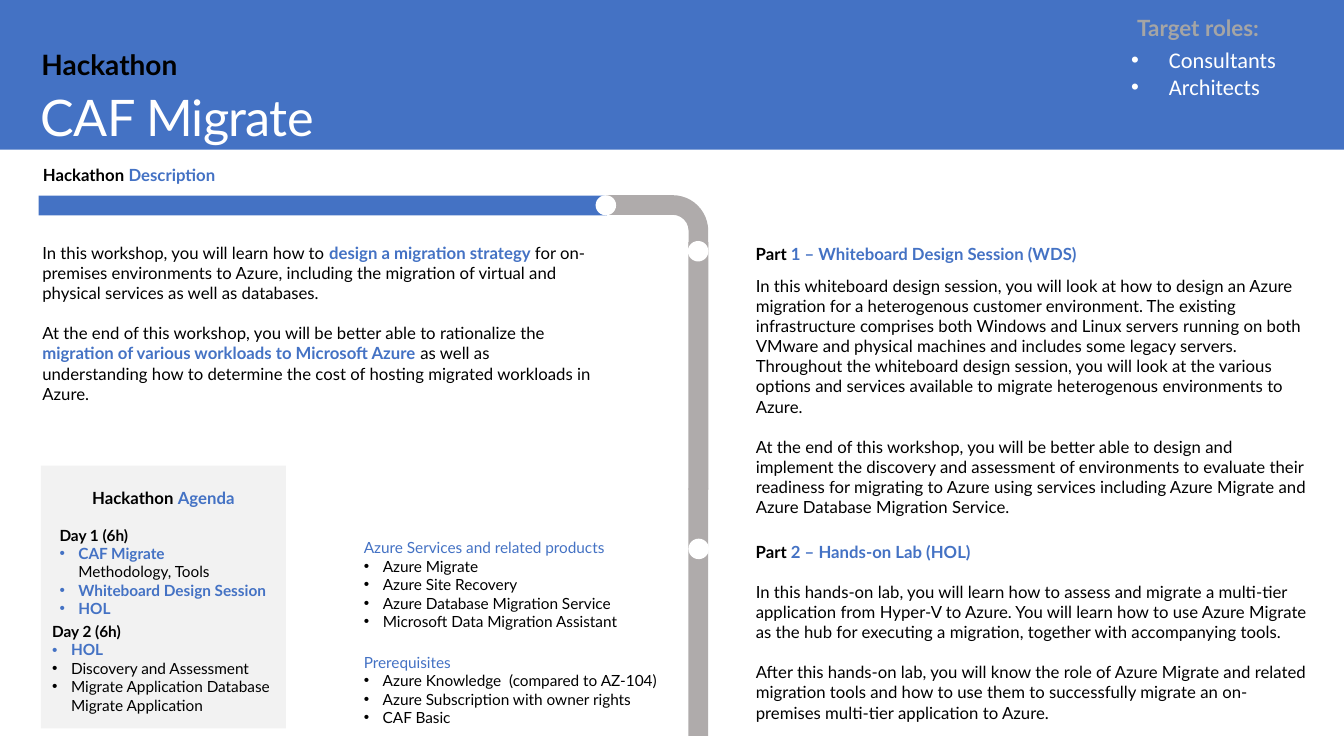
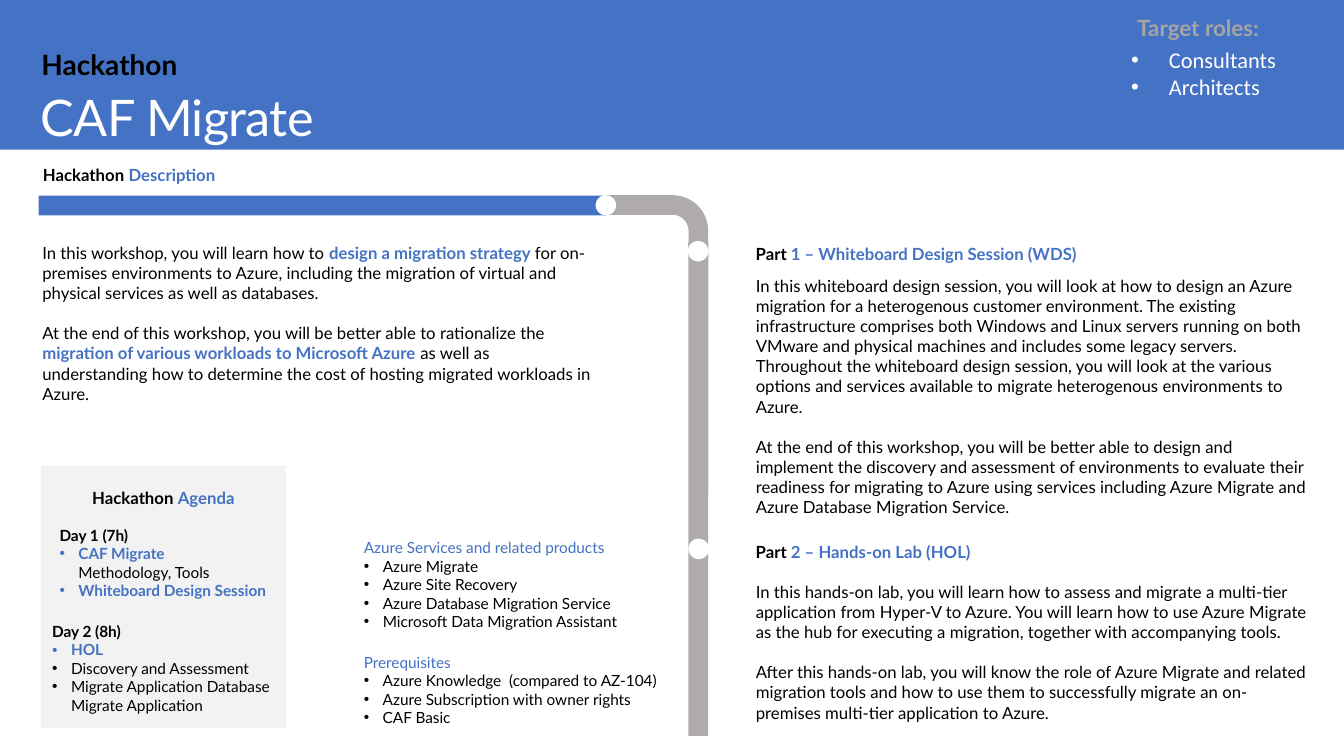
Before and after one commit to jonathan-vella/CAF-Expert-Learning-Path, a slide deck: slide 2 of 03-CAF Migrate - LoB Migration/sources/WalkingDeck-CAF-Migrate.pptx. Drawn at 1344x756 pixels with LibreOffice and Linux fonts; fonts in the diff are those of the drawing. Boxes give left, top, right and bottom in pixels: in the first picture for what was removed or moved away, otherwise in the second. Text is boxed around its words. In the diff, an @@ line names an element or a change of style, - is before the commit and + after.

```diff
--- a/03-CAF Migrate - LoB Migration/sources/WalkingDeck-CAF-Migrate.pptx
+++ b/03-CAF Migrate - LoB Migration/sources/WalkingDeck-CAF-Migrate.pptx
@@ text at [60, 529, 129, 544]: text changed @@
-Day 1 (6h)
+Day 1 (7h)
@@ text at [52, 625, 121, 640]: text changed @@
-Day 2 (6h)
+Day 2 (8h)
@@ text at [78, 603, 110, 614]: paragraph removed @@
-• HOL
```
Also in this commit, not shown: 1 other slide changed, 2 slides removed, 2 other files.
